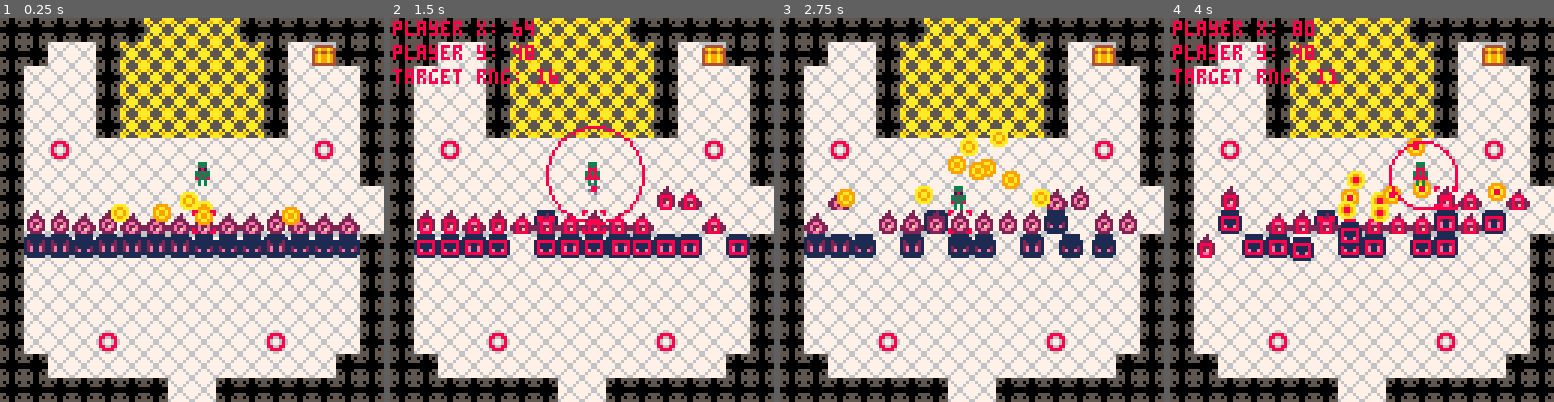
Above: before the commit, frames 1-4 (left to right).
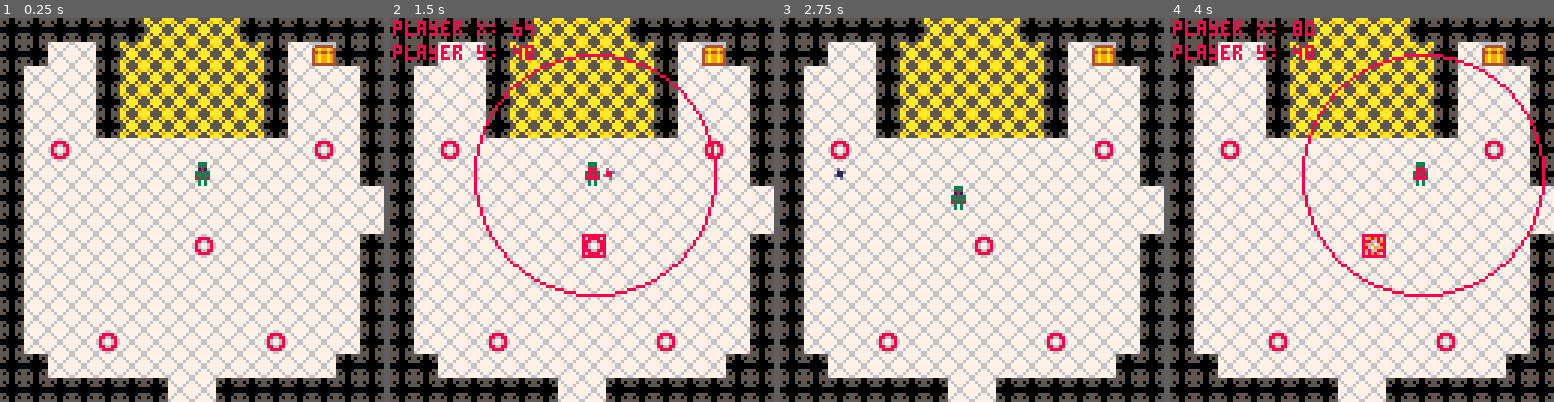
Above: after the commit, the same moments.

Repository: rledford/pico-door
Game: PICO-8 cartridge door.p8
The game is run twice, just before and just after one commit, with the same random seed, the same clock (stepped at 60 frames per second) and the same inputs.
Inputs:
- Up to frame 1 (0.25 s): no input
- Up to frame 2 (1.5 s): tap O (Z key) at 0.33, 0.7, 1.43 s; tap X (X key) at 1.07 s
- Up to frame 3 (2.75 s): hold Left 1.97-2.37 s; tap X (X key) at 2.07, 2.4, 2.73 s; tap O (Z key) at 2.22 s; hold Down from 2.42 s (still down)
- Up to frame 4 (4 s): release Down at 2.82 s; hold Right 2.87-3.53 s; tap X (X key) at 3.07, 3.4, 3.73 s; tap O (Z key) at 3.1, 3.98 s; hold Up from 3.58 s (still down)

The runs differ from the first frame. In frame 1, 9.0% of the frame differs, in the area x 6-94%, y 45-63%; in frame 2, 9.8%; in frame 3, 8.2%; in frame 4, 10%, in the area x 0-98%, y 9-73%.

Commit message:
Add initial enemy spawn point object.

Diff:
--- a/door.p8
+++ b/door.p8
@@ -12,12 +12,26 @@
 -- [x] create reusable animation controller
 -- [x] use make_projectile
 -- [x] enemies move toward player when close enough
--- [] implement spawning enemies from room definitions via spawn points
+-- [x] add spawning points
+-- [] when player takes damage, do flash animation and make temporarily invulnerable (and not collidable)
 -- [] persist which doors have been destroyed
 -- [] make destroyed doors not respawn when reentering room
 -- [] despawn enemies when switching rooms
 -- [] animate enemy spawning in (flashing vertial white lines)
 -- [] add particle effects when destroying objects
+-- [] add pickup items (health, weapon upgrades)
+-- [] add chests that drop pickups
+-- [] persist which chests have been destroyed
+-- [] make destroyed chests not respawn when reentering room
+-- [] add floor spike traps
+-- [] add wall projectile traps activated by floor tiles (hits player and enemies)
+
+-- ideas --
+-----------
+
+-- make enemies drop gold
+-- vendors and/or traveling vendors to sell pickukps
+-- add a skeleton behind a desk who says "hello"
 
 -- constants --
 ---------------
@@ -58,11 +72,11 @@
 function _init()
 	cls()
 	player = init_object(player_type, 64, 48)
-	e = init_object(eye_type, 64, 64)
-	for i=1,14 do
-		init_object(eye_type, i * 8, 64)
-		init_object(bug_type, i * 8, 72)
-	end
+	-- for i=1,14 do
+	-- 	init_object(eye_type, i * 8, 64)
+	-- 	init_object(bug_type, i * 8, 72)
+	-- end
+	make_enemy_spawn_point(64,72,{},200)
 	update_fn = game_update
 end
 
@@ -121,7 +135,7 @@
 		this.target=nil
 		this.auto_target_radius = 40
 		this.face = {x=1,y=0}
-		this.hp = 100
+		this.hp = 10000
 		this.group = PLAYER_GROUP
 		this.anim = make_animation({32})
 	end,
@@ -217,8 +231,8 @@
 	return proj
 end
 
--- eye --
------------
+-- enemies --
+-------------
 
 eye_type = {
 	init=function(this)
@@ -294,6 +308,59 @@
 	end
 }
 
+-- enemy spawn point --
+-----------------------
+
+enemy_spawn_point_type = {
+	init=function(this)
+		this.enemy_types = {}
+		this.spawn_time = 0
+		this.spawn_timer = 0
+		this.spawn_duration = 60
+		this.spawn_duration_timer = 0
+		this.anim = make_animation({6})
+		this.spawn_anim = make_animation({7,8}, 8)
+		this.is_spawning = false
+	end,
+	update=function(this)
+		if not this.is_spawning then
+			this.spawn_timer = clamp(this.spawn_timer - 1, 0, this.spawn_time)
+			if this.spawn_timer <= 0 then
+				this.is_spawning = true
+				this.spawn_timer = this.spawn_time
+				this.spawn_duration_timer = this.spawn_duration
+			end
+		else
+			this.spawn_duration_timer = clamp(this.spawn_duration_timer - 1, 0, this.spawn_duration_timer)
+			if this.spawn_duration_timer <= 0 then
+				this.is_spawning = false
+				local e = init_object(eye_type, this.x, this.y)
+				plan_next_move(e)
+			end
+		end
+		this.anim.update()
+		if this.is_spawning then
+			this.spawn_anim.update()
+		end
+	end,
+	draw=function(this)
+		this.anim.draw(this.x, this.y)
+		if this.is_spawning then
+			this.spawn_anim.draw(this.x, this.y)
+		end
+	end
+}
+
+function make_enemy_spawn_point(x, y, enemy_types, spawn_time)
+	sp = init_object(enemy_spawn_point_type, x, y)
+	sp.spawn_time = spawn_time
+	sp.spawn_timer = spawn_time
+	for i=1,count(enemy_types) do
+		add(sp.enemy_types, enemy_types[i])
+	end
+	return sp
+end
+
 -- object functions --
 ----------------------
 
@@ -608,16 +675,16 @@
 	return {x=flr(dest.x-pos.x),y=flr(dest.y-pos.y)}
 end
 __gfx__
-0000000055500555677777764444444411111111aa5555aa67766776000000000000000000000000000000000000000000000000000000006666666669a99a96
-0000000050500505767777674444444411111111a9a55a9a76888867000000000000000000000000000000000000000000000000000000006444444664944946
-00700700550000557767767744444444111111115a5aa5a5788668870000000000000000000000000000000000000000000000000000000049a99a9440000004
-000770000000000077766777444444441111111155aaaa5568677686000000000000000000000000000000000000000000000000000000004494494440000004
-000770000000000077766777444444441111111155aaaa55686776860000000000000000000000000000000000000000000000000000000049a99a9449a99a94
-00700700550000557767767744444444111111115a5aa5a5788668870000000000000000000000000000000000000000000000000000000049a99a9449a99a94
-0000000050500505767777674444444411111111a9a55a9a768888670000000000000000000000000000000000000000000000000000000049a99a9449a99a94
-0000000055500555677777764444444411111111aa5555aa67766776000000000000000000000000000000000000000000000000000000004444444444444444
-66666666667666766666666655555555880000880000000000000000000000000000000000000000000000000000000000000000000000000000000000000000
-66666666667766776666666655155155800000080000000000000000000000000000000000000000000000000000000000000000000000000000000000000000
+0000000055500555677777764444444411111111aa5555aa67766776090000900900009000000000000000000000000000000000000000006666666669a99a96
+0000000050500505767777674444444411111111a9a55a9a76888867909090099909909900000000000000000000000000000000000000006444444664944946
+00700700550000557767767744444444111111115a5aa5a5788668870000009009000000000000000000000000000000000000000000000049a99a9440000004
+000770000000000077766777444444441111111155aaaa5568677686090900000000909000000000000000000000000000000000000000004494494440000004
+000770000000000077766777444444441111111155aaaa55686776860000909009090000000000000000000000000000000000000000000049a99a9449a99a94
+00700700550000557767767744444444111111115a5aa5a5788668870900000000000090000000000000000000000000000000000000000049a99a9449a99a94
+0000000050500505767777674444444411111111a9a55a9a768888679009090999909099000000000000000000000000000000000000000049a99a9449a99a94
+0000000055500555677777764444444411111111aa5555aa67766776090000900900009000000000000000000000000000000000000000004444444444444444
+66666666667666766666666655555555880000880000000000000000000000007000707000000000000000000000000000000000000000000000000000000000
+66666666667766776666666655155155800000080000000000000000000000007070007000000000000000000000000000000000000000000000000000000000
 6655665566556655665555665555555500000000000000000000000000000000000000000000000000000000000000000000000000000000000d00000000d000
 666666666666666666566566515555150000000000000000000000000000000000000000000000000000000000000000000000000000000000011d0000d11000
 666666666766676666566566515555150000000000000000000000000000000000000000000000000000000000000000000000000000000000d1100000011d00
